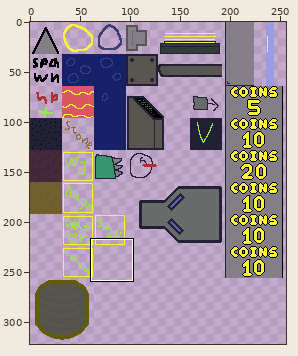
Edited in one commit: sprite sheet (web/public/assets/images/main_tiles.png). Above, an overview of the earlier version with the close-up marked.
Close-up. Before the commit:
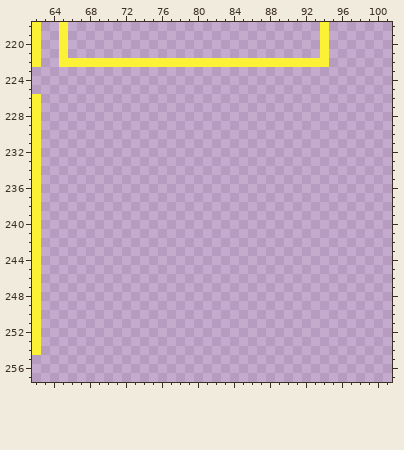
The file is 256x512 pixels. Colours within 5 levels of each other are drawn and written as one. Shown: x 62..101, y 218..257. The wide view leaves out empty margins.
Now the later version:
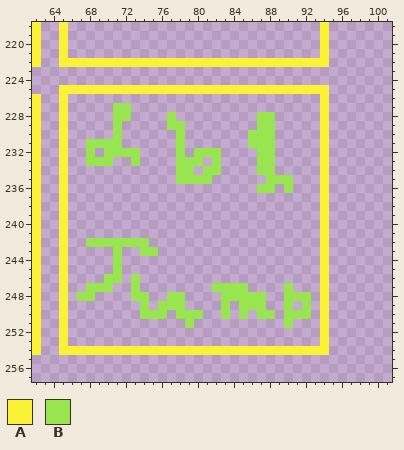
Palette (. is transparent): A #fbf236  B #99e550
What changed:
@@ x 62..101 @@
 224 ........................................
-225 ........................................
-226 A.......................................
-227 A.......................................
-228 A.......................................
-229 A.......................................
-230 A.......................................
-231 A.......................................
-232 A.......................................
-233 A.......................................
-234 A.......................................
-235 A.......................................
-236 A.......................................
-237 A.......................................
-238 A.......................................
-239 A.......................................
-240 A.......................................
-241 A.......................................
-242 A.......................................
-243 A.......................................
-244 A.......................................
-245 A.......................................
-246 A.......................................
-247 A.......................................
-248 A.......................................
-249 A.......................................
-250 A.......................................
-251 A.......................................
-252 A.......................................
-253 A.......................................
-254 A.......................................
+225 ...AAAAAAAAAAAAAAAAAAAAAAAAAAAAAA.......
+226 A..A............................A.......
+227 A..A.....BB.....................A.......
+228 A..A.....BB....B.........BB.....A.......
+229 A..A.....B.....BB........BB.....A.......
+230 A..A.....B......B.......BBB.....A.......
+231 A..A..BBBB......B.......BBB.....A.......
+232 A..A..B.BBBB....B.BBB....BB.....A.......
+233 A..A..BBB..B....BBB.B....BB.....A.......
+234 A..A............BB.BB....BB.....A.......
+235 A..A............BBBB......BBB...A.......
+236 A..A.....................BB.B...A.......
+237 A..A............................A.......
+238 A..A............................A.......
+239 A..A............................A.......
+240 A..A............................A.......
+241 A..A............................A.......
+242 A..A..BBBBBBB...................A.......
+243 A..A.....B..BB..................A.......
+244 A..A.....B......................A.......
+245 A..A.....B......................A.......
+246 A..A....BB.B....................A.......
+247 A..A..BBB..B........BBBB....B...A.......
+248 A..A.BB....BB..BB....BBBBB..BBB.A.......
+249 A..A........B.BBB....B.BBB..B.B.A.......
+250 A..A........BBB.BBB..B.B.BB.BBB.A.......
+251 A..A.............B..........B...A.......
+252 A..A............................A.......
+253 A..A............................A.......
+254 A..AAAAAAAAAAAAAAAAAAAAAAAAAAAAAA.......
 255 ........................................
Boxes around the changes in both close-ups, in picture pixels (x1, y1, x2, y2):
added: (59, 85, 329, 355)
